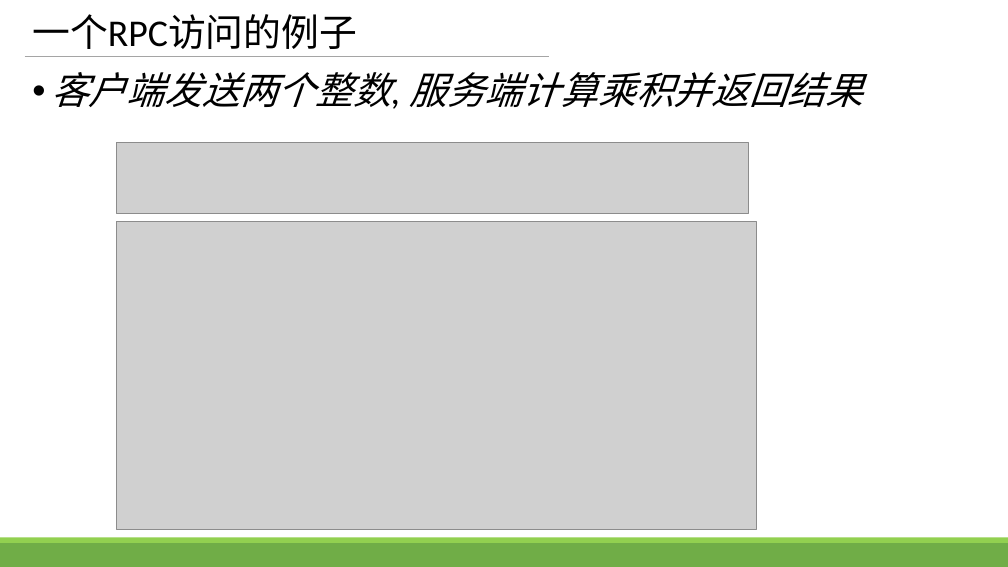
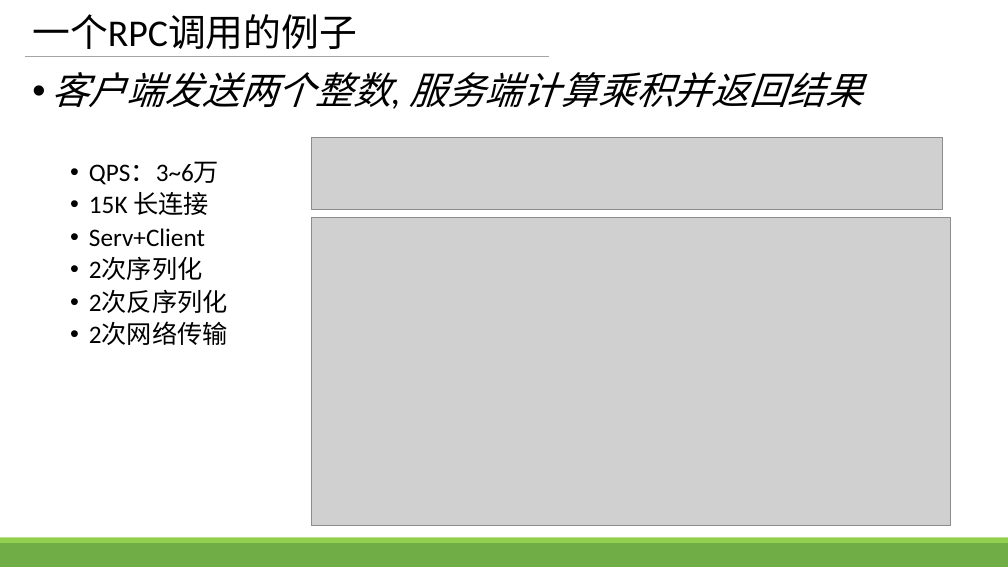
Before and after one commit to zhengbr2/sharing, a slide deck: slide 3 of GolangConcurency.pptx. Drawn at 1008x567 pixels with LibreOffice and Linux fonts; fonts in the diff are those of the drawing; grey boxes stand for pictures. Boxes give left, top, right and bottom in pixels: in the first picture for what was removed or moved away, otherwise in the second. Text is boxed around its words. In the diff, an @@ line names an element or a change of style, - is before the commit and + after.

```diff
--- a/GolangConcurency.pptx
+++ b/GolangConcurency.pptx
@@ title at [32, 14, 357, 49]: text changed @@
-一个RPC访问的例子
+一个RPC调用的例子
@@ picture: place and size @@
-picture at [117, 142, 749, 214]
+picture at [311, 138, 942, 209]
@@ text at [89, 161, 228, 345]: paragraphs added @@
+  • QPS：3~6万
+  • 15K 长连接
+  • Serv+Client
+  • 2次序列化
+  • 2次反序列化
+  • 2次网络传输
@@ picture: place and size @@
-picture at [117, 222, 756, 529]
+picture at [311, 217, 950, 525]
```
Also in this commit, not shown: 5 other slides changed, 6 slides added, 1 slide removed, 6 other files.
